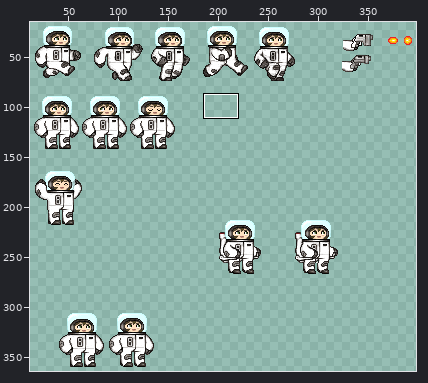
Sprite sheet -- sprites/SheetTinyAstronaut.png. Above: a wide view before the commit, with the close-up outlined.
Close-up. Old version:
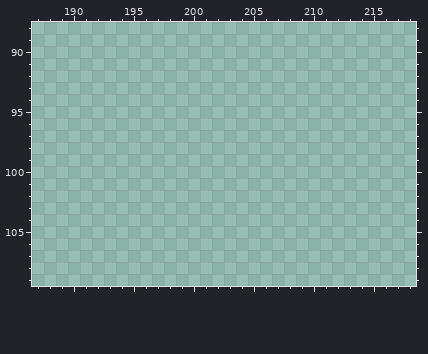
The file is 460x448 pixels. Colours within 5 levels of each other are drawn and written as one. Shown: x 187..218, y 88..109. The wide view leaves out empty margins. The commit also changed other parts of the picture, which this record leaves out.
Now the later version:
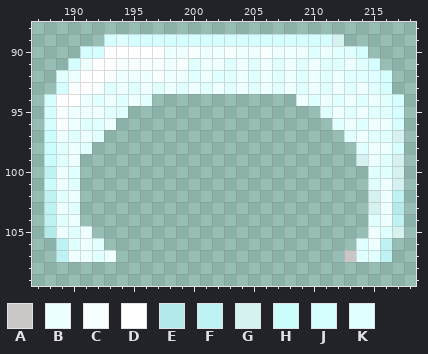
Palette (. is transparent): A #c9c7c5  B #edffff  C #f7ffff  D #ffffff  E #b4eaea  F #bff3f3  G #d5f1f0  H #cbfdfd  J #d5ffff  K #e0ffff
Difference:
Changed rows in their new state; - is an unchanged pixel.
first column x 188:
 89 -----JKJJJJJJJJJJJJJJJJJG-----
 90 ---JJDDDDDBBCBBCBBCBBBKBKKJ---
 91 --JBDDCCCCBCKBBKBKBKBKBKKBKJ--
 92 -KBDDCBBBCBBKBKKBKBKBKBKBKKKJ-
 93 -JCDCKBKBKBKBKBKBKBKBKBKBKBKJ-
 94 JDDBKBKBK------------BKBKBKBKJ
 95 JCBBBKK----------------KBKBKKJ
 96 JCBKKB------------------KBKBBJ
 97 HBKBK--------------------KBKKG
 98 HKBK----------------------KBBJ
 99 HKB-----------------------GBKG
100 FBK------------------------KKG
101 HBK------------------------KBG
102 FKB------------------------GBF
103 FBK------------------------GBE
104 FKB------------------------KBF
105 EBKB-----------------------BKG
106 -FKBK---------------------KBF-
107 -FBBKB-------------------AKKF-
